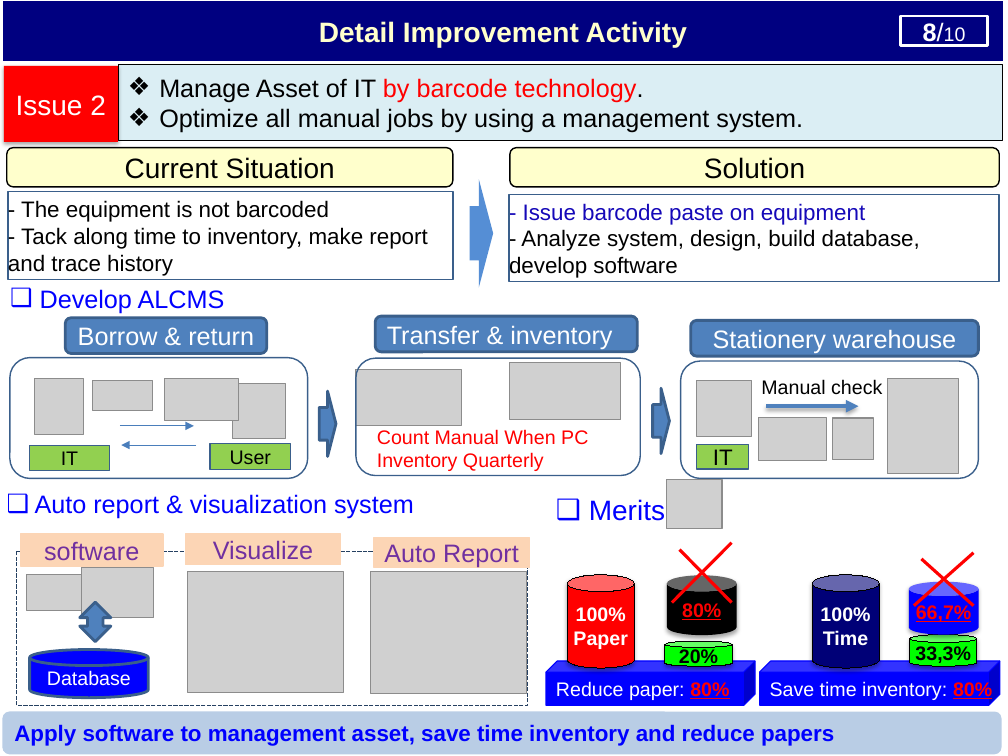
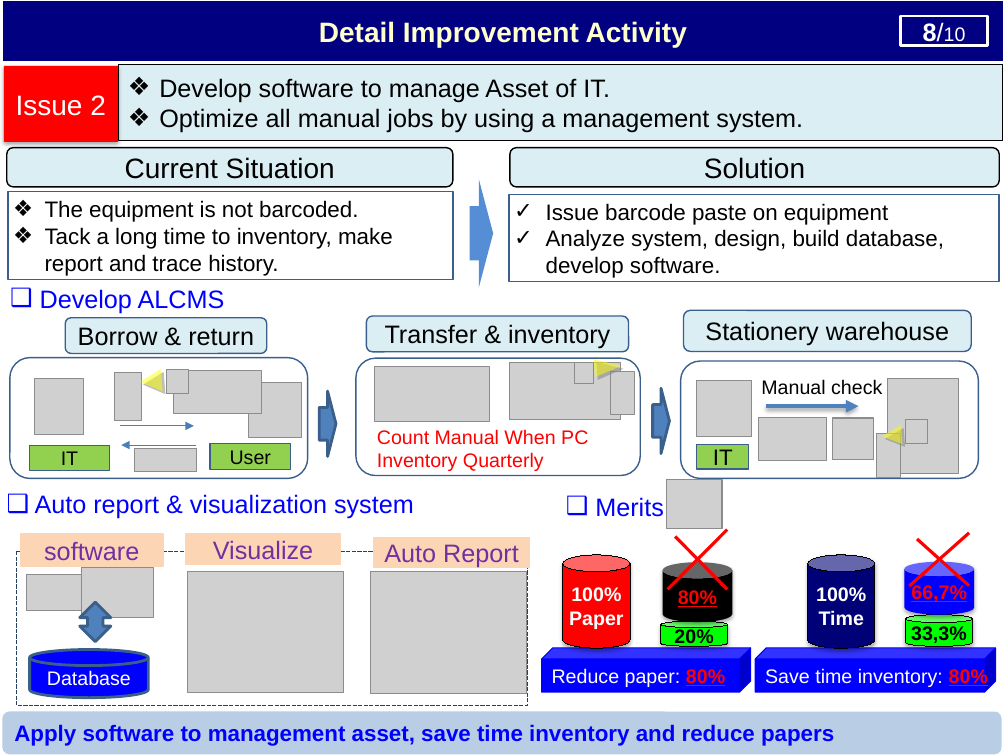
Before and after one commit to thietbicongnghevietnam/ReportPSNV, a slide deck: slide 13 of Report_test.pptx. Drawn at 1008x756 pixels with LibreOffice and Linux fonts; fonts in the diff are those of the drawing; grey boxes stand for pictures. Boxes give left, top, right and bottom in pixels: in the first picture for what was removed or moved away, otherwise in the second. Text is boxed around its words. In the diff, an @@ line names an element or a change of style, - is before the commit and + after.

```diff
--- a/Report_test.pptx
+++ b/Report_test.pptx
@@ text in rectangle at [159,78,610,102]: text changed; text colour #FF0000 to #000000 @@
-❖ Manage Asset of IT by barcode technology.
+❖ Develop software to manage Asset of IT.
@@ rounded rectangle "Current Situation" at [7,147,454,186]: fill #FFFFCC to #DBEEF4 @@
@@ rounded rectangle "Solution" at [510,147,999,186]: fill #FFFFCC to #DBEEF4 @@
@@ text in rectangle at [45,200,393,276]: text changed @@
-- The equipment is not barcoded
-- Tack along time to inventory, make report and trace history
+❖ The equipment is not barcoded.
+❖ Tack a long time to inventory, make report and trace history.
@@ text in rectangle at [546,203,944,278]: text changed @@
-- Issue barcode paste on equipment
-- Analyze system, design, build database, develop software
+✓ Issue barcode paste on equipment
+✓ Analyze system, design, build database, develop software.
@@ rounded rectangle "Borrow & return" at [66,318,267,353]: text colour #FFFFFF to #000000; fill #4F81BD to #DBEEF4; outline #3A5F8C 2 pt to #3A5F8C 1 pt @@
@@ rounded rectangle "Transfer & inventory": place and size @@
-rounded rectangle "Transfer & inventory" at [375,317,637,352]
+rounded rectangle "Transfer & inventory" at [367,317,629,352]
@@ rounded rectangle "Transfer & inventory" at [367,317,629,352]: text colour #FFFFFF to #000000; alignment left to centre; fill #4F81BD to #DBEEF4; outline #3A5F8C 2 pt to #3A5F8C 1 pt @@
@@ rounded rectangle "Stationery warehouse" at [683,310,971,352]: text colour #FFFFFF to #000000; fill #4F81BD to #DBEEF4; outline #3A5F8C 2 pt to #3A5F8C 1 pt @@
@@ rounded rectangle "Stationery warehouse": place and size @@
-rounded rectangle "Stationery warehouse" at [690,321,978,356]
+rounded rectangle "Stationery warehouse" at [683,310,971,352]
@@ triangle added at [594,357,622,377], fill #FFFF00 at 50% opacity @@
@@ picture added at [114,372,141,420] @@
@@ triangle added at [140,369,163,392], fill #FFFF00 at 50% opacity @@
@@ picture added at [167,370,190,394] @@
@@ picture: place and size @@
-picture at [164,379,238,421]
+picture at [174,370,262,413]
@@ picture: place and size @@
-picture at [233,384,286,439]
+picture at [249,382,302,437]
@@ picture: place and size @@
-picture at [356,369,462,424]
+picture at [374,366,490,421]
@@ picture added at [575,363,594,383] @@
@@ picture added at [611,372,634,414] @@
@@ picture added at [905,419,927,444] @@
@@ picture: place and size @@
-picture at [93,380,153,410]
+picture at [134,449,196,472]
@@ picture added at [876,433,900,478] @@
@@ triangle added at [881,425,902,445], fill #FFFF00 at 50% opacity @@
@@ text "Merits" at [595,497,664,517]: size 20 to 18 pt @@
@@ 2 cubes, 2 lines, 1 cylinder: place and size @@
-2 cubes, 2 lines, 1 cylinder at [546,542,1000,706]
+2 cubes, 2 lines, 1 cylinder at [541,529,995,692]
@@ 5 cylinders, 2 lines: place and size @@
-5 cylinders, 2 lines at [568,552,979,667]
+5 cylinders, 2 lines at [562,533,974,648]
```
Also in this commit, not shown: 7 other slides changed, 1 other file.
